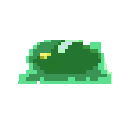
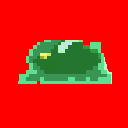
The second (128, 128) image is a revision of the first. Changes to its layers:
painted on "Slime 128x128 Phase 1" over [83,0,128,103]
showed "Sfondo", painted on it over [0,0,128,128]
